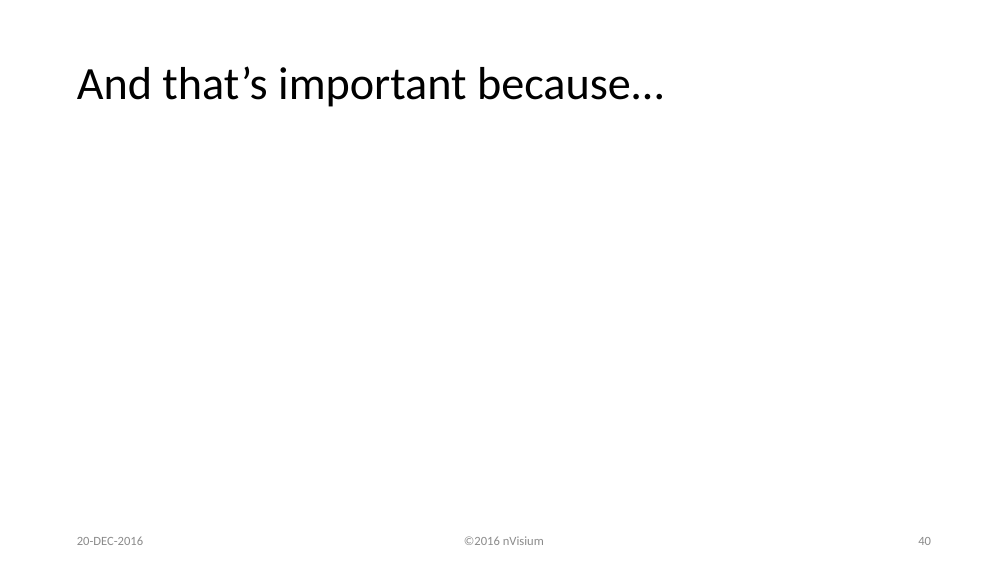
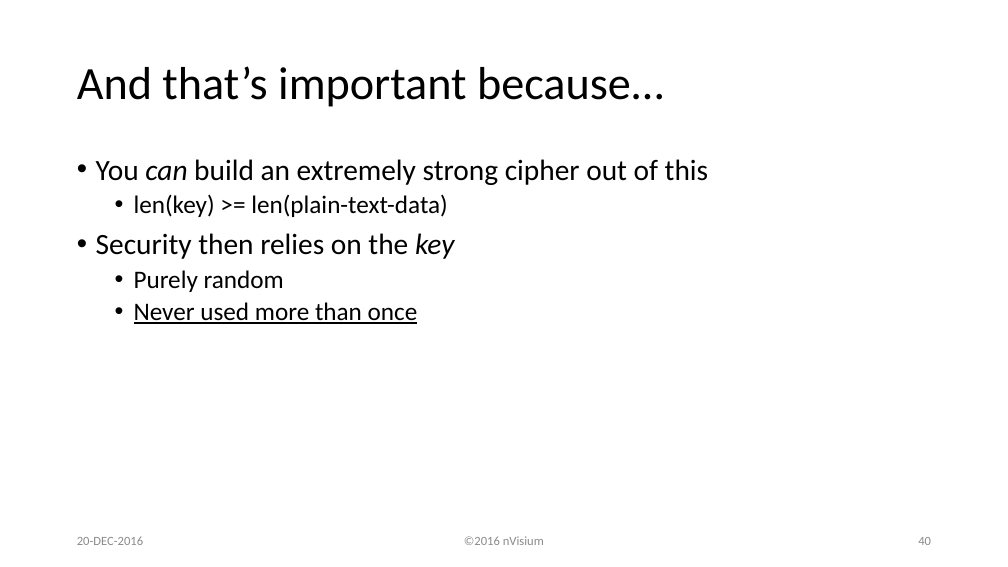
Before and after one commit to lojikil/heraclitus, a slide deck: slide 40 of HeraclitusSeminar.pptx. Drawn at 1008x567 pixels with LibreOffice and Linux fonts; fonts in the diff are those of the drawing; background and template pictures are left out. Boxes give left, top, right and bottom in pixels: in the first picture for what was removed or moved away, otherwise in the second. Text is boxed around its words. In the diff, an @@ line names an element or a change of style, - is before the commit and + after.

```diff
--- a/HeraclitusSeminar.pptx
+++ b/HeraclitusSeminar.pptx
@@ text added at (96,159,708,324), 28 pt, text #000000 @@
+• You can build an extremely strong cipher out of this
+  • len(key) >= len(plain-text-data)
+• Security then relies on the key
+  • Purely random
+  • Never used more than once
```
Also in this commit, not shown: 26 other slides changed, 31 slides added.
